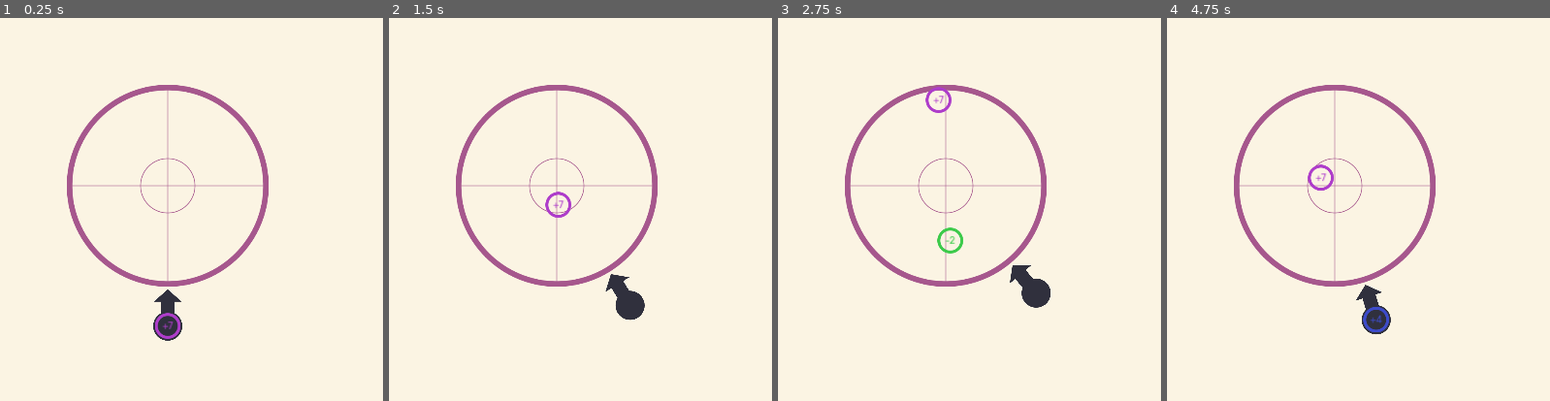
Above: before the commit, frames 1-4 (left to right).
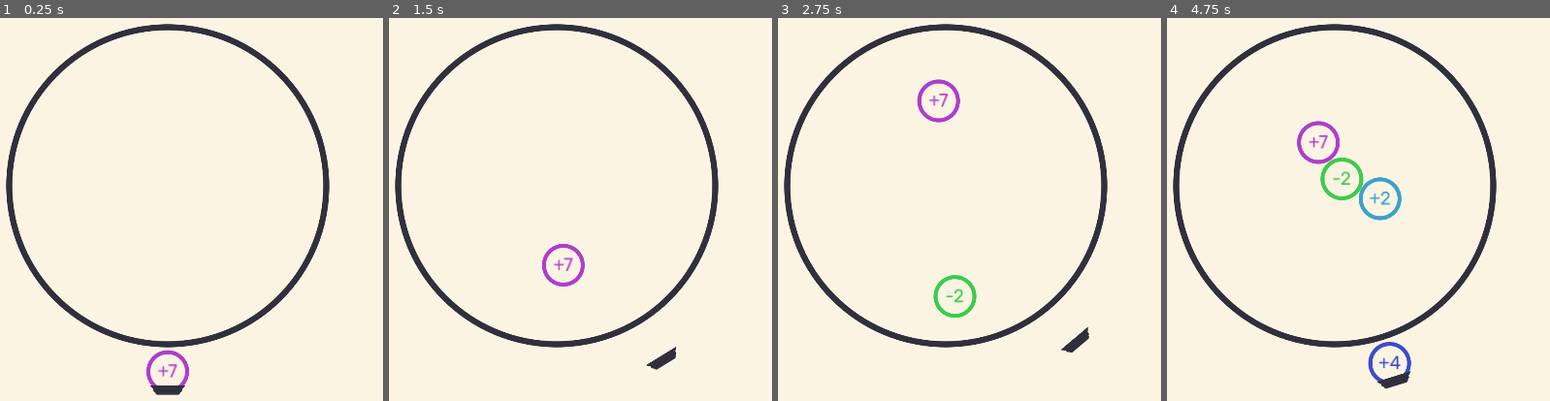
Above: after the commit, the same moments.

Repository: stur86/anti-numbers
Game: Godot game, scene res://scenes/main_scene.tscn
Two runs of this game, one before a commit and one after it. Both use one fixed random seed, a clock stepped at 60 frames per second and the inputs below. This scene is started directly instead of the project's main scene.
Inputs:
- Up to frame 1 (0.25 s): no input
- Up to frame 2 (1.5 s): tap Enter at 0.5 s; hold Right (Right) 0.53-1.28 s; tap Up (Launch) at 0.6, 1.35 s; hold Left (Left) from 1.28 s (still down)
- Up to frame 3 (2.75 s): release Left (Left) at 2.03 s; hold Right (Right) from 2.03 s (still down); tap Up (Launch) at 2.1 s
- Up to frame 4 (4.75 s): tap Up (Launch) at 2.85, 3.6, 4.35 s; release Right (Right) at 3.53 s; hold Left (Left) from 3.53 s (still down)

The runs differ from the first frame. In frame 1, 8.8% of the frame differs, in the area x 1-87%, y 1-99%; in frame 2, 9.0%; in frame 3, 9.5%; in frame 4, 10%, in the area x 1-87%, y 1-97%.

Commit message:
Remaking graphics

Diff:
--- /dev/null
+++ b/graphics/arena.svg
@@ -0,0 +1,48 @@
+<?xml version="1.0" encoding="UTF-8" standalone="no"?>
+<!-- Created with Inkscape (http://www.inkscape.org/) -->
+
+<svg
+   width="512"
+   height="512"
+   viewBox="0 0 135.46666 135.46667"
+   version="1.1"
+   id="svg1"
+   inkscape:version="1.3 (0e150ed6c4, 2023-07-21)"
+   sodipodi:docname="arena.svg"
+   xmlns:inkscape="http://www.inkscape.org/namespaces/inkscape"
+   xmlns:sodipodi="http://sodipodi.sourceforge.net/DTD/sodipodi-0.dtd"
+   xmlns="http://www.w3.org/2000/svg"
+   xmlns:svg="http://www.w3.org/2000/svg">
+  <sodipodi:namedview
+     id="namedview1"
+     pagecolor="#ffffff"
+     bordercolor="#000000"
+     borderopacity="0.25"
+     inkscape:showpageshadow="2"
+     inkscape:pageopacity="0.0"
+     inkscape:pagecheckerboard="true"
+     inkscape:deskcolor="#d1d1d1"
+     inkscape:document-units="mm"
+     inkscape:zoom="1.0242632"
+     inkscape:cx="218.20563"
+     inkscape:cy="265.06858"
+     inkscape:window-width="1920"
+     inkscape:window-height="1009"
+     inkscape:window-x="-8"
+     inkscape:window-y="-8"
+     inkscape:window-maximized="1"
+     inkscape:current-layer="layer1" />
+  <defs
+     id="defs1" />
+  <g
+     inkscape:label="Layer 1"
+     inkscape:groupmode="layer"
+     id="layer1">
+    <circle
+       style="fill:none;stroke:#ffffff;stroke-width:2.02745;stroke-dasharray:none;stroke-dashoffset:0;stroke-opacity:1"
+       id="path1"
+       cx="67.73333"
+       cy="67.73333"
+       r="51.902943" />
+  </g>
+</svg>
--- a/objects/number_particle.tscn
+++ b/objects/number_particle.tscn
@@ -1,19 +1,19 @@
 [gd_scene load_steps=7 format=3 uid="uid://b1okgjfc35tjc"]
 
-[ext_resource type="Script" path="res://objects/number_particle.gd" id="1_77a6h"]
-[ext_resource type="Texture2D" uid="uid://dmgwklckjn6rr" path="res://circle.png" id="1_srxa4"]
+[ext_resource type="Script" path="res://scripts/number_particle.gd" id="1_v6r8x"]
+[ext_resource type="Texture2D" uid="uid://kmatofo2cds1" path="res://graphics/circle_edge.svg" id="2_av0v8"]
 [ext_resource type="FontFile" uid="uid://bv1e3ubu05qd5" path="res://Rubik-Regular.ttf" id="2_jsiup"]
 
 [sub_resource type="PhysicsMaterial" id="PhysicsMaterial_tjpi3"]
 friction = 0.0
 bounce = 0.3
 
-[sub_resource type="CircleShape2D" id="CircleShape2D_f462o"]
-radius = 32.0
-
 [sub_resource type="LabelSettings" id="LabelSettings_u2fcb"]
 font = ExtResource("2_jsiup")
-font_size = 24
+font_size = 45
+
+[sub_resource type="CircleShape2D" id="CircleShape2D_f462o"]
+radius = 53.0
 
 [node name="NumberParticle" type="RigidBody2D" groups=["Particles"]]
 center_of_mass_mode = 1
@@ -23,17 +23,13 @@
 contact_monitor = true
 lock_rotation = true
 freeze = true
-script = ExtResource("1_77a6h")
+script = ExtResource("1_v6r8x")
 
-[node name="Sprite2D" type="Sprite2D" parent="."]
-texture = ExtResource("1_srxa4")
+[node name="ParticleSprite" type="Sprite2D" parent="."]
+texture = ExtResource("2_av0v8")
 metadata/_edit_lock_ = true
 
-[node name="CollisionShape2D" type="CollisionShape2D" parent="."]
-shape = SubResource("CircleShape2D_f462o")
-metadata/_edit_lock_ = true
-
-[node name="Label" type="Label" parent="."]
+[node name="ChargeLabel" type="Label" parent="ParticleSprite"]
 offset_left = -32.0
 offset_top = -32.0
 offset_right = 32.0
@@ -45,6 +41,10 @@
 justification_flags = 0
 metadata/_edit_lock_ = true
 
+[node name="ParticleCollisionBox" type="CollisionShape2D" parent="."]
+shape = SubResource("CircleShape2D_f462o")
+metadata/_edit_lock_ = true
+
 [node name="VisibleOnScreenNotifier2D" type="VisibleOnScreenNotifier2D" parent="."]
 
 [connection signal="body_entered" from="." to="." method="_on_body_entered"]
--- a/scenes/main_scene.tscn
+++ b/scenes/main_scene.tscn
@@ -2,9 +2,9 @@
 
 [ext_resource type="Texture2D" uid="uid://g78bnsj5nv1h" path="res://graphics/square.svg" id="1_0f0je"]
 [ext_resource type="Script" path="res://objects/arena.gd" id="2_7qrao"]
-[ext_resource type="Texture2D" uid="uid://c081suhh1whuh" path="res://arena.png" id="3_82lva"]
-[ext_resource type="Script" path="res://objects/launcher_arrow.gd" id="4_i4xtt"]
-[ext_resource type="Texture2D" uid="uid://cly2fb5pwy27n" path="res://arrow.svg" id="5_r6gby"]
+[ext_resource type="Texture2D" uid="uid://cg5ibtsrt8cp3" path="res://graphics/arena.svg" id="3_qrc0t"]
+[ext_resource type="Script" path="res://scripts/launcher.gd" id="4_2n5kj"]
+[ext_resource type="Texture2D" uid="uid://bs8e4ydnwuc28" path="res://graphics/base.svg" id="5_jxpwi"]
 [ext_resource type="PackedScene" uid="uid://b1okgjfc35tjc" path="res://objects/number_particle.tscn" id="6_50hka"]
 [ext_resource type="FontFile" uid="uid://bv1e3ubu05qd5" path="res://Rubik-Regular.ttf" id="7_xw1ak"]
 [ext_resource type="Script" path="res://objects/score_label.gd" id="8_rt8k1"]
@@ -44,33 +44,33 @@
 linear_damp = 0.4
 script = ExtResource("2_7qrao")
 
-[node name="Sprite2D" type="Sprite2D" parent="PlayingArea/Arena"]
-texture = ExtResource("3_82lva")
+[node name="ArenaSprite" type="Sprite2D" parent="PlayingArea/Arena"]
+self_modulate = Color(0.1875, 0.1875, 0.238281, 1)
+texture = ExtResource("3_qrc0t")
 
 [node name="CollisionShape2D" type="CollisionShape2D" parent="PlayingArea/Arena"]
 visible = false
 shape = SubResource("CircleShape2D_72tgf")
 
+[node name="Particles" type="Node2D" parent="PlayingArea" groups=["ParticleParent"]]
+position = Vector2(-960, -540)
+
 [node name="Launcher" type="Node2D" parent="PlayingArea"]
+script = ExtResource("4_2n5kj")
 
-[node name="Arrow" type="Node2D" parent="PlayingArea/Launcher"]
-position = Vector2(0, 320)
-script = ExtResource("4_i4xtt")
+[node name="Platform" type="Node2D" parent="PlayingArea/Launcher"]
+position = Vector2(0, 460)
 
-[node name="Sprite2D" type="Sprite2D" parent="PlayingArea/Launcher/Arrow"]
+[node name="Loader" type="Node2D" parent="PlayingArea/Launcher/Platform"]
+
+[node name="NumberParticle" parent="PlayingArea/Launcher/Platform/Loader" instance=ExtResource("6_50hka")]
+
+[node name="PlatformSprite" type="Sprite2D" parent="PlayingArea/Launcher/Platform"]
 self_modulate = Color(0.188235, 0.188235, 0.239216, 1)
-scale = Vector2(0.5, 0.5)
-texture = ExtResource("5_r6gby")
+texture = ExtResource("5_jxpwi")
 
-[node name="Loader" type="Node2D" parent="PlayingArea/Launcher/Arrow"]
-position = Vector2(0, 27)
-
-[node name="NumberParticle" parent="PlayingArea/Launcher/Arrow/Loader" instance=ExtResource("6_50hka")]
-
-[node name="ReloadTimer" type="Timer" parent="PlayingArea/Launcher/Arrow"]
+[node name="ReloadTimer" type="Timer" parent="PlayingArea/Launcher"]
 one_shot = true
-
-[node name="Particles" type="Node2D" parent="." groups=["ParticleParent"]]
 
 [node name="GUI" type="MarginContainer" parent="."]
 process_mode = 3
@@ -119,4 +119,4 @@
 label_settings = SubResource("LabelSettings_rxvlj")
 
 [connection signal="body_exited" from="PlayingArea/Arena" to="PlayingArea/Arena" method="_on_body_exited"]
-[connection signal="timeout" from="PlayingArea/Launcher/Arrow/ReloadTimer" to="PlayingArea/Launcher/Arrow" method="reload_launcher"]
+[connection signal="timeout" from="PlayingArea/Launcher/ReloadTimer" to="PlayingArea/Launcher" method="reload_launcher"]
--- /dev/null
+++ b/scripts/launcher.gd
@@ -0,0 +1,48 @@
+extends Node2D
+
+@export var rot_speed = 1.0
+@export var fire_speed = 300.0
+@export var reload_time = 1.0
+
+const Particle = preload("res://objects/number_particle.tscn")
+
+# Called when the node enters the scene tree for the first time.
+func _ready():
+	set_process(true)
+
+func rotate_launcher(angle: float):
+	rotate(angle)
+	$Platform/Loader.rotate(-angle)
+
+func launch_particle():
+	var p = $Platform/Loader.get_child(0)
+	if p == null:
+		return
+	# Remove from parent
+	var start_pos = p.global_position
+	$Platform/Loader.remove_child(p)
+	var pparent = get_tree().get_first_node_in_group("ParticleParent")
+	pparent.add_child(p)
+	p.global_position = start_pos
+	p.global_rotation = 0
+	# Fire direction?
+	var v = fire_speed*global_transform.basis_xform(Vector2.UP)
+	p.launch(v)
+
+	$ReloadTimer.start(reload_time)
+
+func reload_launcher():
+	# Create a new one
+	var new_p = Particle.instantiate()
+	$Platform/Loader.add_child(new_p)
+	new_p.position = Vector2.ZERO
+
+func _process(delta):
+
+	if Input.is_action_pressed("Right"):
+		rotate_launcher(-rot_speed*delta)
+	elif Input.is_action_pressed("Left"):
+		rotate_launcher(rot_speed*delta)
+
+	if Input.is_action_just_pressed("Launch"):
+		launch_particle()
--- a/objects/number_particle.gd
+++ b/scripts/number_particle.gd
@@ -10,13 +10,12 @@
 	charge *= sign(randf()-0.5)
 	# Set the text to own charge
 	var label_sign = "+" if charge > 0 else ""
-	$Label.text = label_sign + str(charge)
+	$ParticleSprite/ChargeLabel.text = label_sign + str(charge)
 
 	# Base the color off the charge
 	var h = (charge+9)/20.0
 	var c = Color.from_hsv(h, 0.7, 0.8)
-	$Sprite2D.modulate = c
-	$Label.modulate = c
+	$ParticleSprite.modulate = c
 
 	set_physics_process(true)
 
Not shown, added: graphics/arena.svg.import
